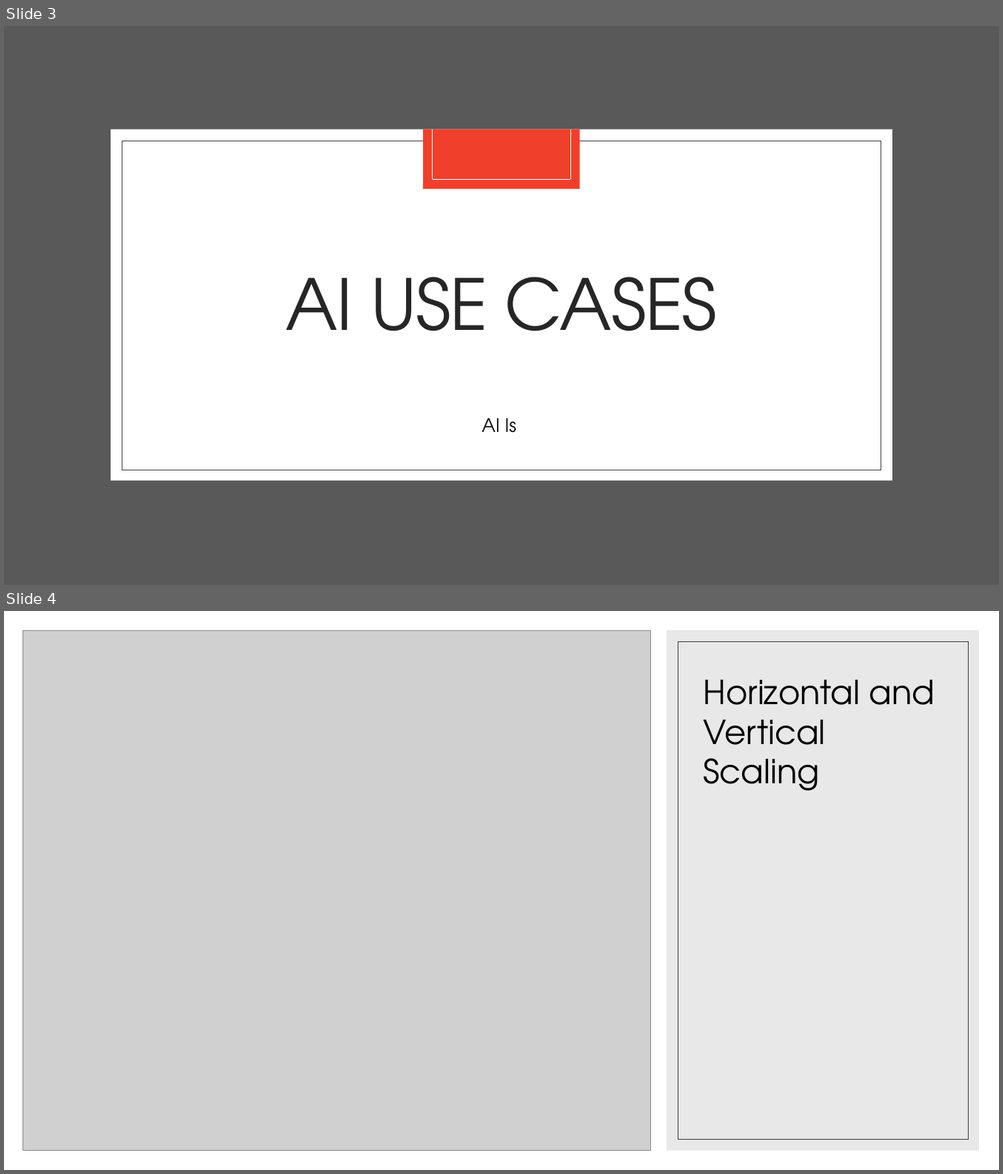
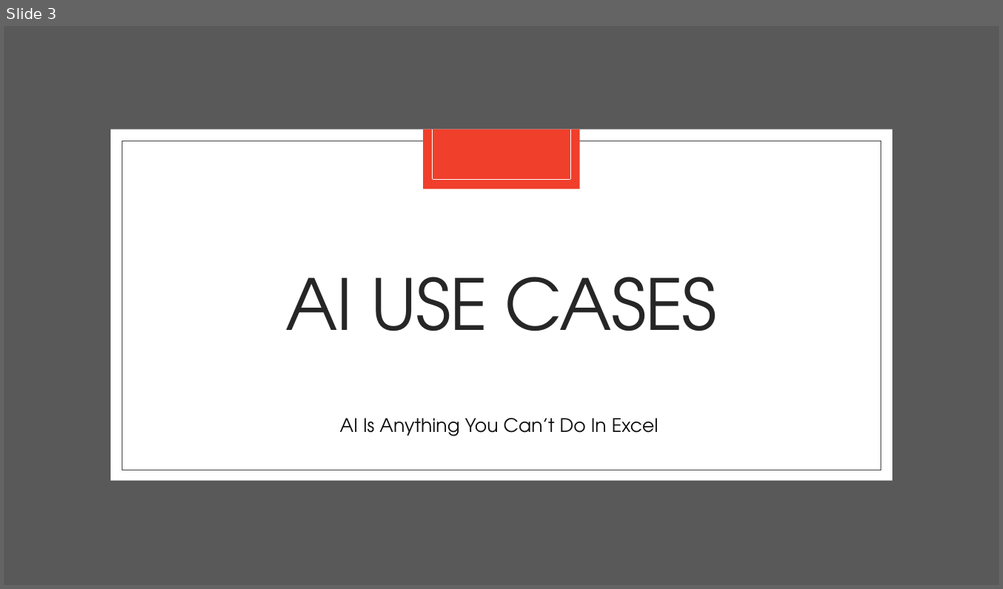
Before and after one commit to apetresc/rotman-ml, a slide deck: Day 3-4.pptx. Shown one above the other, each under a label of ours: slides 3 and 4 before the commit, slide 3 after it. The pictures are 1003x1174 and 1003x589 pixels, drawn with LibreOffice and Linux fonts; fonts in the diff are those of the drawing; grey boxes stand for pictures. Boxes give left, top, right and bottom in pixels: in the first picture for what was removed or moved away, otherwise in the second. Text is boxed around its words. In the diff, an @@ line names an element or a change of style, - is before the commit and + after.

```diff
--- a/Day 3-4.pptx
+++ b/Day 3-4.pptx
@@ slide 4 removed at box(4, 611, 999, 1170), background #FFFFFF @@
@@ picture removed at box(22, 630, 651, 1151) @@
@@ rectangle removed at box(666, 630, 979, 1151) @@
@@ rectangle removed at box(677, 641, 968, 1140) @@
@@ title removed at box(703, 680, 935, 791) @@
-Horizontal and Vertical Scaling
@@ slide 3 changed as well @@
@@ text at box(340, 418, 658, 437): text changed @@
-AI Is
+AI Is Anything You Can’t Do In Excel
```
Also in this commit, not shown: 2 other slides changed, 6 slides added.
